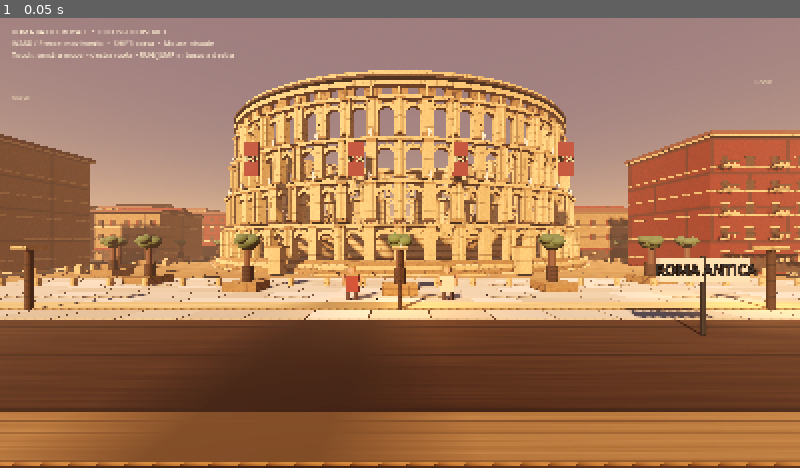
Above: before the commit, frame 1.
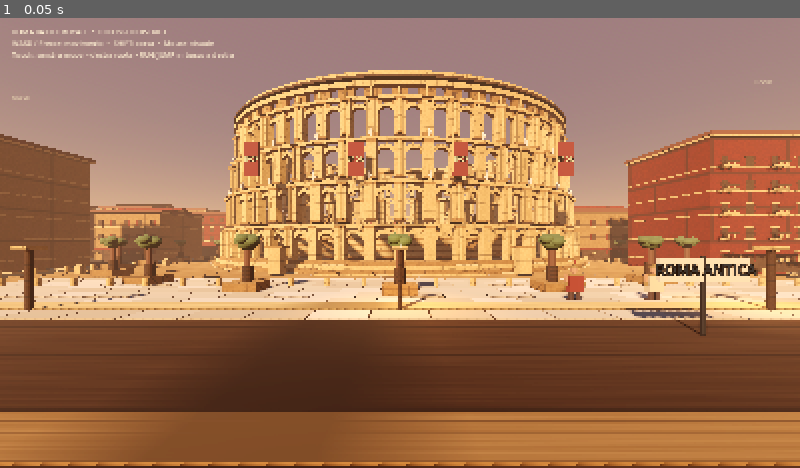
Above: after the commit, the same moment.

Repository: romabattleroyale/Roma-BRT
Game: Godot game, scene res://main.tscn
Same seed, same stepped clock (60 frames per second), same inputs: the game is played once before the commit and once after it.
Inputs:
- Up to frame 1 (0.05 s): no input

The runs differ from the first frame. In frame 1, 0.5% of the frame differs, in the area x 42-84%, y 53-63%.

Commit message:
Place Roman figures in the main foreground sightline for stronger game-scale composition

Diff:
--- a/quality_lab/main.gd
+++ b/quality_lab/main.gd
@@ -643,7 +643,7 @@
 	var bronze := _mat(Color("#9b7845"), 0.65, 0.16)
 	for idx in range(2):
 		var person := Node3D.new()
-		person.position = Vector3(-3.0 + idx * 6.0, 0.0, 39.5)
+		person.position = Vector3(11.0 + idx * 5.0, 0.0, 39.5)
 		add_child(person)
 		var tunic := _box(person, Vector3(0.78, 1.18, 0.42), Vector3(0, 1.18, 0), tunic_a if idx == 0 else tunic_b)
 		var head := _cylinder(person, 0.22, 0.34, Vector3(0, 2.02, 0), skin, 12)
